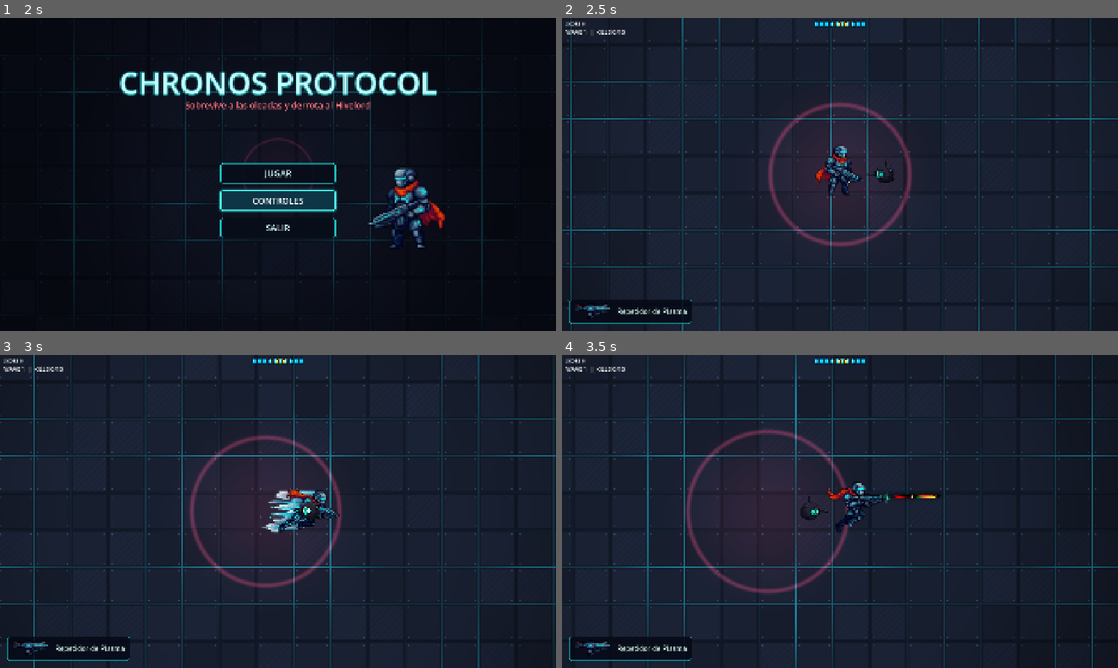
Above: before the commit, frames 1-4 (two rows, left to right).
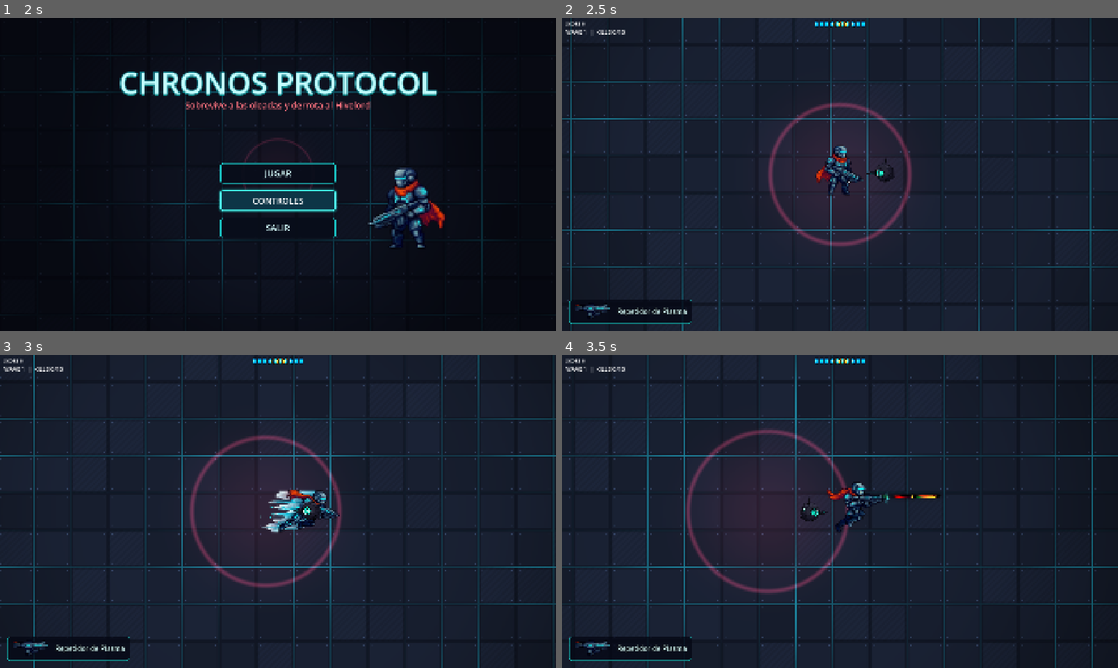
Above: after the commit, the same moments.

Repository: JesusLs14/ChronoProtocol
Game: Godot game, scene res://menu/main_menu.tscn
Two runs of this game, one before a commit and one after it. Both use one fixed random seed, a clock stepped at 60 frames per second and the inputs below.
Inputs (mouse positions are in pixels of both pictures, inside the frame that each line leads up to):
- Up to frame 1 (2 s): click "CONTROLES" at 0.5 s; click "VOLVER" at 1.25 s
- Up to frame 2 (2.5 s): click "JUGAR" at 2 s
- Up to frame 3 (3 s): move the mouse to (400, 495) at 2.77 s; press the mouse at (400, 495) at 2.78 s; hold Right (ui_right) from 2.78 s (still down); tap Space (dash) at 2.85 s
- Up to frame 4 (3.5 s): keep holding Right (ui_right)

Frame 1 is identical in both runs. In frame 2, less than 0.1% of the frame differs, in the area x 54-60%, y 45-53%; in frame 3, less than 0.1%, in the area x 52-58%, y 44-53%; in frame 4, less than 0.1%.

Commit message:
Dron animado, efectos de sonido e icono de Batería Extra
- El dron flota, anima su disparo y su animación de daño ya no lo corta.
- Sonidos generados: explosión de granada, clic y hover en botones y
  recogida de fragmentos, reproducidos por el autoload Sfx.
- Icono pixel art para Batería Extra en la tienda.

Co-Authored-By: Claude Opus 5.5 (1M context) <noreply@anthropic.com>

Diff:
--- a/enemy/enemy.gd
+++ b/enemy/enemy.gd
@@ -13,6 +13,10 @@
 @onready var health_component: Variant = $HealthComponent
 
 var _is_dead: bool = false
+# Flotación del dron: solo mueve el sprite, no la colisión.
+const HOVER_AMPLITUDE: float = 6.0
+const HOVER_SPEED: float = 3.0
+var _hover_time: float = randf() * TAU
 
 
 func _ready() -> void:
@@ -26,9 +30,12 @@
 	sprite.animation_finished.connect(_on_animation_finished)
 
 
-func _physics_process(_delta: float) -> void:
+func _physics_process(delta: float) -> void:
 	if _is_dead:
 		return
+
+	_hover_time += delta
+	sprite.position.y = sin(_hover_time * HOVER_SPEED) * HOVER_AMPLITUDE
 
 	velocity = Vector2.ZERO
 	var player := get_tree().get_first_node_in_group("player") as Node2D
@@ -36,7 +43,7 @@
 		return
 
 	sprite.flip_h = player.global_position.x < global_position.x
-	if sprite.animation != &"hurt" or not sprite.is_playing():
+	if sprite.animation not in [&"hurt", &"shoot"] or not sprite.is_playing():
 		sprite.play(&"idle")
 
 
@@ -56,6 +63,8 @@
 	get_parent().add_child(bullet)
 	bullet.global_position = global_position
 	bullet.look_at(player.global_position)
+	if sprite.animation != &"hurt" or not sprite.is_playing():
+		sprite.play(&"shoot")
 
 
 func _on_health_took_damage(_current_health: int, _damage_amount: int) -> void:
@@ -102,5 +111,5 @@
 func _on_animation_finished() -> void:
 	if sprite.animation == &"death":
 		queue_free()
-	elif sprite.animation == &"hurt" and not _is_dead:
+	elif sprite.animation in [&"hurt", &"shoot"] and not _is_dead:
 		sprite.play(&"idle")
--- a/enemy/enemy.tscn
+++ b/enemy/enemy.tscn
@@ -57,19 +57,19 @@
 
 [sub_resource type="AtlasTexture" id="AtlasTexture_k585h"]
 atlas = ExtResource("2_ofsxj")
-region = Rect2(0, 196, 95, 98)
+region = Rect2(0, 192, 96, 96)
 
 [sub_resource type="AtlasTexture" id="AtlasTexture_vyqw8"]
 atlas = ExtResource("2_ofsxj")
-region = Rect2(96, 196, 95, 98)
+region = Rect2(96, 192, 96, 96)
 
 [sub_resource type="AtlasTexture" id="AtlasTexture_ont7t"]
 atlas = ExtResource("2_ofsxj")
-region = Rect2(192, 196, 95, 98)
+region = Rect2(192, 192, 96, 96)
 
 [sub_resource type="AtlasTexture" id="AtlasTexture_k3n84"]
 atlas = ExtResource("2_ofsxj")
-region = Rect2(288, 196, 95, 98)
+region = Rect2(288, 192, 96, 96)
 
 [sub_resource type="AtlasTexture" id="AtlasTexture_tbw0t"]
 atlas = ExtResource("2_ofsxj")
@@ -95,14 +95,6 @@
 atlas = ExtResource("2_ofsxj")
 region = Rect2(480, 384, 96, 96)
 
-[sub_resource type="AtlasTexture" id="AtlasTexture_pg32h"]
-atlas = ExtResource("2_ofsxj")
-region = Rect2(0, 0, 96, 96)
-
-[sub_resource type="AtlasTexture" id="AtlasTexture_nfy00"]
-atlas = ExtResource("2_ofsxj")
-region = Rect2(96, 0, 96, 96)
-
 [sub_resource type="AtlasTexture" id="AtlasTexture_iocd2"]
 atlas = ExtResource("2_ofsxj")
 region = Rect2(192, 0, 96, 96)
@@ -126,34 +118,6 @@
 [sub_resource type="AtlasTexture" id="AtlasTexture_mqeel"]
 atlas = ExtResource("2_ofsxj")
 region = Rect2(672, 0, 96, 96)
-
-[sub_resource type="AtlasTexture" id="AtlasTexture_rdk38"]
-atlas = ExtResource("2_ofsxj")
-region = Rect2(768, 0, 96, 96)
-
-[sub_resource type="AtlasTexture" id="AtlasTexture_kgpkr"]
-atlas = ExtResource("2_ofsxj")
-region = Rect2(864, 0, 96, 96)
-
-[sub_resource type="AtlasTexture" id="AtlasTexture_khu3m"]
-atlas = ExtResource("2_ofsxj")
-region = Rect2(960, 0, 96, 96)
-
-[sub_resource type="AtlasTexture" id="AtlasTexture_k5p1p"]
-atlas = ExtResource("2_ofsxj")
-region = Rect2(1056, 0, 96, 96)
-
-[sub_resource type="AtlasTexture" id="AtlasTexture_rpwvk"]
-atlas = ExtResource("2_ofsxj")
-region = Rect2(1152, 0, 96, 96)
-
-[sub_resource type="AtlasTexture" id="AtlasTexture_1bxjs"]
-atlas = ExtResource("2_ofsxj")
-region = Rect2(1248, 0, 96, 96)
-
-[sub_resource type="AtlasTexture" id="AtlasTexture_70x6l"]
-atlas = ExtResource("2_ofsxj")
-region = Rect2(1344, 0, 96, 96)
 
 [sub_resource type="SpriteFrames" id="SpriteFrames_70xmx"]
 animations = [{
@@ -240,12 +204,6 @@
 }, {
 "frames": [{
 "duration": 1.0,
-"texture": SubResource("AtlasTexture_pg32h")
-}, {
-"duration": 1.0,
-"texture": SubResource("AtlasTexture_nfy00")
-}, {
-"duration": 1.0,
 "texture": SubResource("AtlasTexture_iocd2")
 }, {
 "duration": 1.0,
@@ -262,31 +220,10 @@
 }, {
 "duration": 1.0,
 "texture": SubResource("AtlasTexture_mqeel")
-}, {
-"duration": 1.0,
-"texture": SubResource("AtlasTexture_rdk38")
-}, {
-"duration": 1.0,
-"texture": SubResource("AtlasTexture_kgpkr")
-}, {
-"duration": 1.0,
-"texture": SubResource("AtlasTexture_khu3m")
-}, {
-"duration": 1.0,
-"texture": SubResource("AtlasTexture_k5p1p")
-}, {
-"duration": 1.0,
-"texture": SubResource("AtlasTexture_rpwvk")
-}, {
-"duration": 1.0,
-"texture": SubResource("AtlasTexture_1bxjs")
-}, {
-"duration": 1.0,
-"texture": SubResource("AtlasTexture_70x6l")
-}],
-"loop": 1,
+}],
+"loop": false,
 "name": &"shoot",
-"speed": 20.0
+"speed": 14.0
 }]
 
 [sub_resource type="CapsuleShape2D" id="CapsuleShape2D_b270l"]
@@ -302,7 +239,7 @@
 [node name="AnimatedSprite2D" type="AnimatedSprite2D" parent="." unique_id=1488737244]
 scale = Vector2(1.3, 1.3)
 sprite_frames = SubResource("SpriteFrames_70xmx")
-animation = &"death"
+animation = &"idle"
 autoplay = "idle"
 
 [node name="CollisionShape2D" type="CollisionShape2D" parent="." unique_id=224184461]
--- a/player/core_fragment.gd
+++ b/player/core_fragment.gd
@@ -74,4 +74,5 @@
 	_collected = true
 	remove_from_group("fragments")
 	player.add_fragment(amount)
+	Sfx.play("pickup", -4.0, 0.06)
 	queue_free()
--- a/player/grenade.gd
+++ b/player/grenade.gd
@@ -66,6 +66,7 @@
 	var screen_shake := get_tree().get_first_node_in_group("screen_shake")
 	if screen_shake != null:
 		screen_shake.shake()
+	Sfx.play("explosion", 0.0, 0.08)
 	queue_redraw()
 
 
--- a/player/main.tscn
+++ b/player/main.tscn
@@ -12,6 +12,7 @@
 [ext_resource type="Texture2D" path="res://player/shop_icons/icon_overdrive.png" id="10_icon_overdrive"]
 [ext_resource type="Texture2D" path="res://player/shop_icons/icon_shotgun.png" id="11_icon_shotgun"]
 [ext_resource type="Texture2D" path="res://player/shop_icons/icon_grenade_launcher.png" id="12_icon_grenade"]
+[ext_resource type="Texture2D" path="res://player/shop_icons/icon_battery.png" id="14_icon_battery"]
 
 [sub_resource type="StyleBoxFlat" id="StyleBoxFlat_shop"]
 bg_color = Color(0.02, 0.03, 0.08, 0.94)
@@ -151,6 +152,9 @@
 offset_right = 525.0
 offset_bottom = 184.0
 text = "Batería Extra — 10 Fragmentos (+2 HP máximo)"
+icon = ExtResource("14_icon_battery")
+expand_icon = true
+theme_override_constants/icon_max_width = 40
 
 [node name="Armería" type="Control" parent="UI/ShopPanel/ShopTabs" unique_id=1709678605]
 visible = false
--- a/project.godot
+++ b/project.godot
@@ -18,6 +18,7 @@
 [autoload]
 
 Musica="*uid://cpl4drd4ppnot"
+Sfx="*res://sfx/sfx.gd"
 
 [display]
 
--- /dev/null
+++ b/sfx/sfx.gd
@@ -0,0 +1,66 @@
+extends Node
+
+## Efectos de sonido globales (autoload "Sfx").
+## - Sfx.play("explosion") desde cualquier script.
+## - Todos los botones del juego suenan solos al pulsarlos y al pasar por
+##   ellos con el ratón o el mando.
+
+const SOUNDS: Dictionary = {
+	"explosion": preload("res://sfx/explosion.wav"),
+	"click": preload("res://sfx/ui_click.wav"),
+	"hover": preload("res://sfx/ui_hover.wav"),
+	"pickup": preload("res://sfx/pickup.wav"),
+}
+const POOL_SIZE: int = 8
+## Tiempo mínimo entre dos reproducciones del mismo sonido, para que el imán
+## de fragmentos no sature al recoger muchos a la vez.
+const MIN_REPEAT_INTERVAL: float = 0.045
+
+var _players: Array[AudioStreamPlayer] = []
+var _next_player: int = 0
+var _last_played_ms: Dictionary = {}
+
+
+func _ready() -> void:
+	process_mode = Node.PROCESS_MODE_ALWAYS
+	for _index in range(POOL_SIZE):
+		var player := AudioStreamPlayer.new()
+		add_child(player)
+		_players.append(player)
+	get_tree().node_added.connect(_on_node_added)
+	# Botones que ya estaban en el árbol antes que este autoload.
+	for button in get_tree().root.find_children("*", "BaseButton", true, false):
+		_on_node_added(button)
+
+
+func play(sound_name: String, volume_db: float = 0.0, pitch_variation: float = 0.0) -> void:
+	var stream: AudioStream = SOUNDS.get(sound_name)
+	if stream == null:
+		push_error("Unknown sound: %s" % sound_name)
+		return
+	var now := Time.get_ticks_msec()
+	if now - int(_last_played_ms.get(sound_name, -100000)) < MIN_REPEAT_INTERVAL * 1000.0:
+		return
+	_last_played_ms[sound_name] = now
+
+	var player := _players[_next_player]
+	_next_player = (_next_player + 1) % POOL_SIZE
+	player.stream = stream
+	player.volume_db = volume_db
+	player.pitch_scale = 1.0 + randf_range(-pitch_variation, pitch_variation)
+	player.play()
+
+
+func _on_node_added(node: Node) -> void:
+	var button := node as BaseButton
+	if button == null or button.has_meta(&"sfx_connected"):
+		return
+	button.set_meta(&"sfx_connected", true)
+	button.pressed.connect(play.bind("click", 0.0, 0.0))
+	button.mouse_entered.connect(_on_button_hovered.bind(button))
+	button.focus_entered.connect(_on_button_hovered.bind(button))
+
+
+func _on_button_hovered(button: BaseButton) -> void:
+	if button.is_visible_in_tree() and not button.disabled:
+		play("hover", -6.0)
Binary file added: player/shop_icons/icon_battery.png
Not shown, added: player/shop_icons/icon_battery.png.import
Not shown, added: sfx/explosion.wav.import
Not shown, added: sfx/pickup.wav.import
Not shown, added: sfx/sfx.gd.uid
Not shown, added: sfx/ui_click.wav.import
Not shown, added: sfx/ui_hover.wav.import
Not shown, changed: CAMBIOS.md
Not shown, added: player/shop_icons/draw_battery_icon.py
Not shown, added: sfx/explosion.wav
Not shown, added: sfx/generate_sfx.py
Not shown, added: sfx/pickup.wav
(and 2 more such lines)
